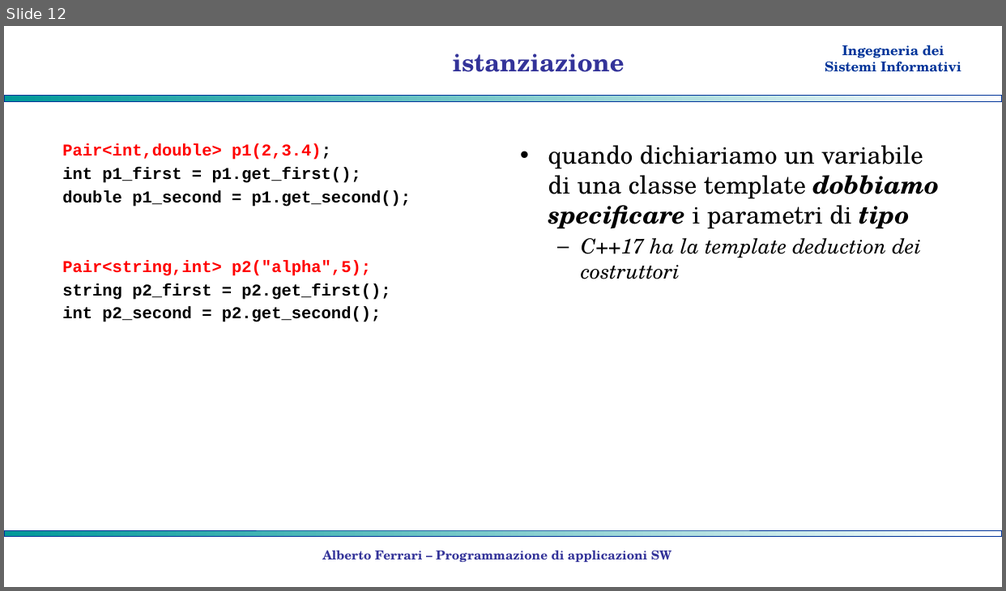
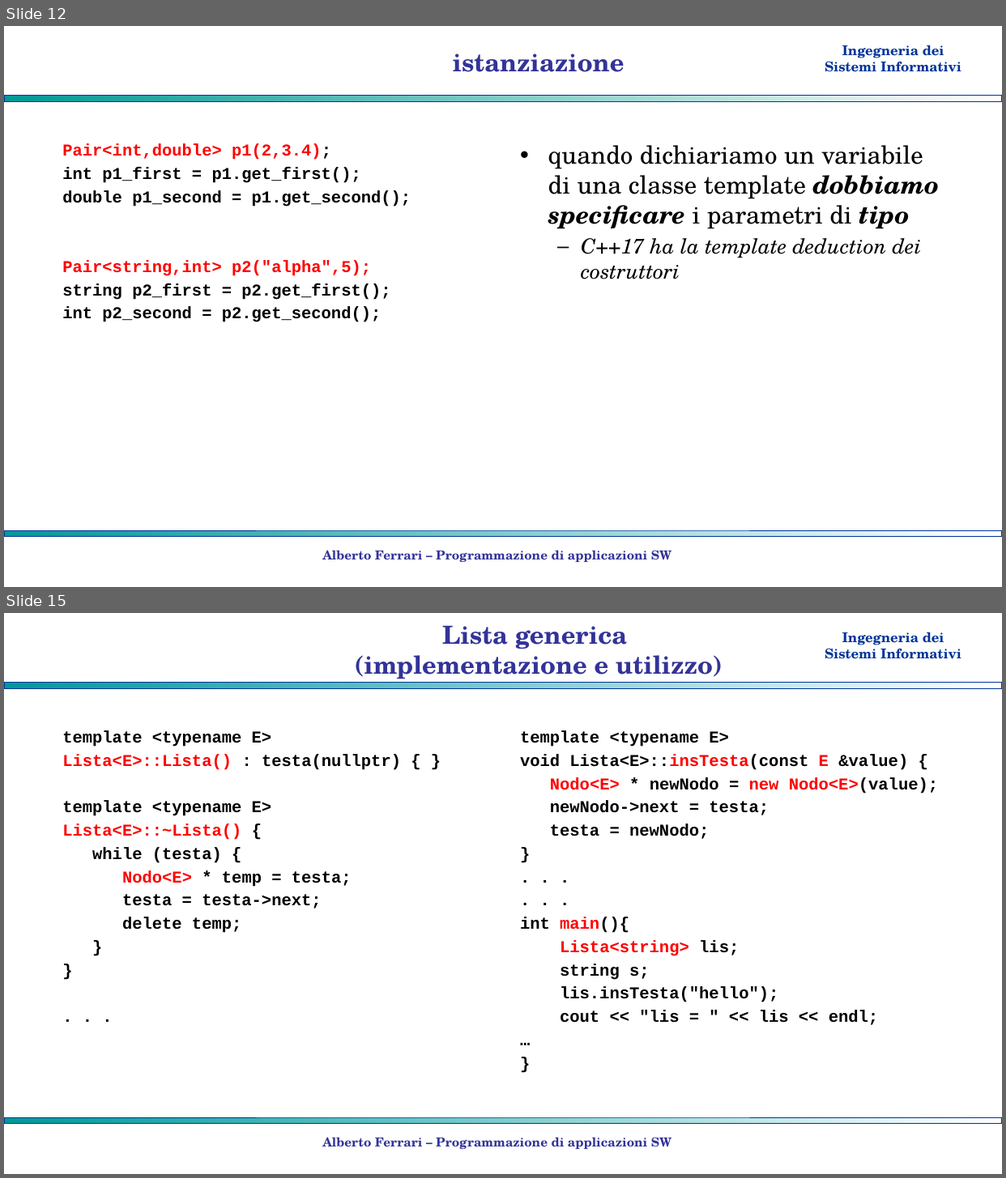
Before and after one commit to albertoferrari/pasw, a slide deck: lezioni/PASW09 - programmazione generica.pptx. Shown one above the other, each under a label of ours: slide 12 before the commit, slides 12 and 15 after it; the slides between them are not shown. The pictures are 1006x591 and 1006x1178 pixels, drawn with LibreOffice and Linux fonts; fonts in the diff are those of the drawing; background and template pictures are left out. Boxes give left, top, right and bottom in pixels: in the first picture for what was removed or moved away, otherwise in the second. Text is boxed around its words. In the diff, an @@ line names an element or a change of style, - is before the commit and + after.

```diff
--- a/lezioni/PASW09 - programmazione generica.pptx
+++ b/lezioni/PASW09 - programmazione generica.pptx
@@ slide 15 added at bbox=[4, 613, 1002, 1174], background #FFFFFF; not listed: 3 template elements that a slide beside it also shows @@
@@ title added at bbox=[354, 625, 722, 683], 24 pt, text #333399, bold @@
+Lista generica
+(implementazione e utilizzo)
@@ text added at bbox=[62, 731, 401, 933], 16 pt, text #000000, bold @@
+template <typename E>
+Lista<E>::Lista() : testa(nullptr) { }
+template <typename E>
+Lista<E>::~Lista() {
+while (testa) {
+Nodo<E> * temp = testa;
+testa = testa->next;
+delete temp;
+}
+}
+. . .
@@ text added at bbox=[520, 731, 938, 1025], 16 pt, text #000000, bold @@
+template <typename E>
+void Lista<E>::insTesta(const E &value) {
+Nodo<E> * newNodo = new Nodo<E>(value);
+newNodo->next = testa;
+testa = newNodo;
+}
+. . .
+. . .
+int main(){
+Lista<string> lis;
+string s;
+lis.insTesta("hello");
+cout << "lis = " << lis << endl;
+…
+}
@@ text added at bbox=[322, 1137, 671, 1149], 12 pt, text #333399, bold @@
+Alberto Ferrari – Programmazione di applicazioni SW
```
Also in this commit, not shown: 2 slides changed, 2 other slides added, 1 other file.
